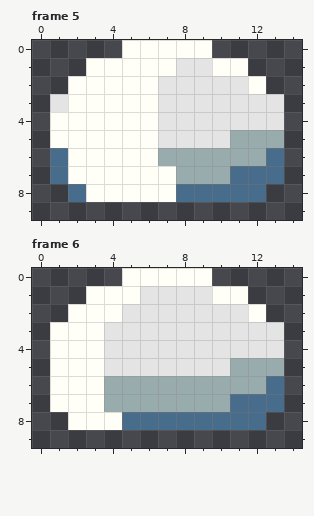
Edited in one commit: pixel-art file (resources/disc.aseprite). Above is the file before it was changed.
15x10 pixels, 6 frames. Shown: frame 5, frame 6. The commit also changed other frames, which this record leaves out.
Once edited:
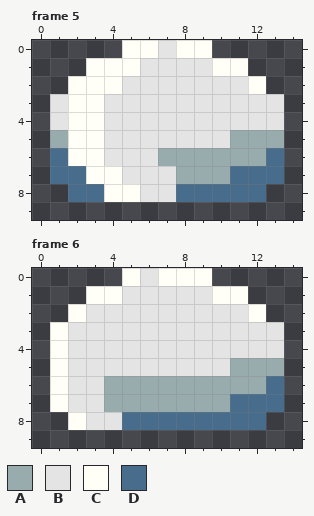
Palette (. is transparent): A #98abad  B #e4e4e4  C #fffef7  D #476c8c
Commit message: Make trail gray
Change:
Frame 5, layer "Layer 1":
y 0: x 7 C -> B
y 1: x 6..7 CC -> BB
y 2: x 5..6 CC -> BB
y 3: x 4..6 CCC -> BBB
y 4: x 1 C -> B; x 4..6 CCC -> BBB
y 5: x 1 C -> A; x 4..6 CCC -> BBB
y 6: x 4..6 CCC -> BBB
y 7: x 2 C -> D; x 5..7 CCC -> BBB
y 8: x 3 C -> D; x 6..7 CC -> BB
Frame 6, layer "Layer 1":
y 0: x 6 C -> B
y 1: x 5 C -> B
y 2: x 3..4 CC -> BB
y 3..7: x 2..3 CC -> BB
y 8: x 3..4 CC -> BB
Changed places in both pictures, as pixel boxes (x1, y1, x2, y2):
changed: (50, 40, 176, 202)
changed: (68, 268, 158, 430)
